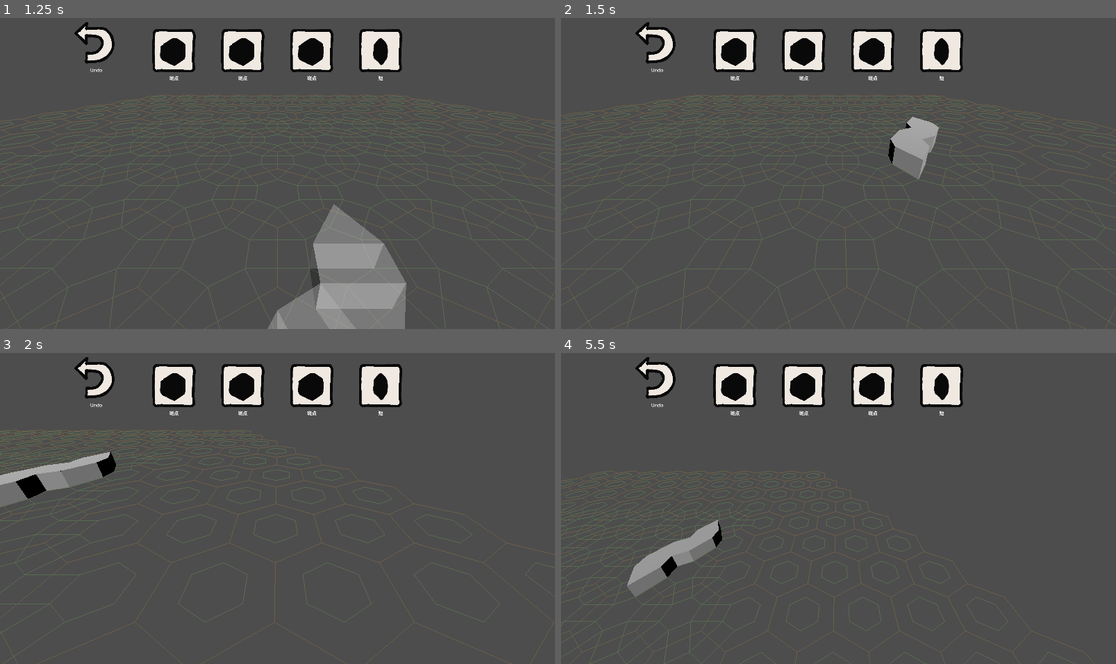
Above: before the commit, frames 1-4 (two rows, left to right).
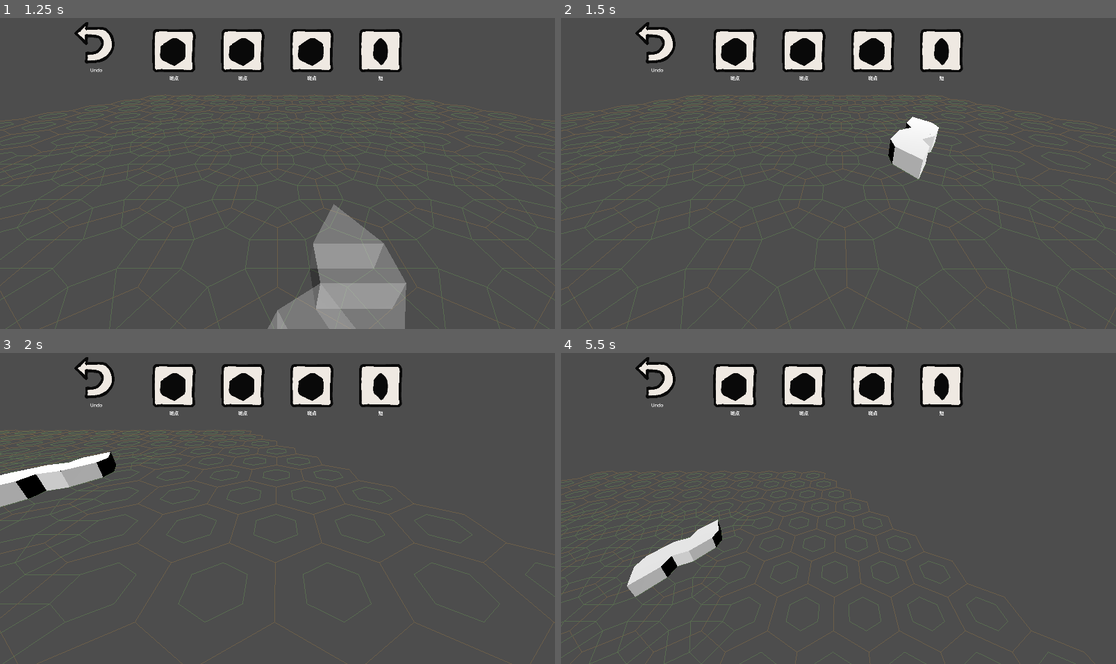
Above: after the commit, the same moments.

Repository: justfordoener/schmuck-of-schmiles
Game: Godot game, scene res://scenes/module_sandbox.tscn
Same seed, same stepped clock (60 frames per second), same inputs: the game is played once before the commit and once after it.
Inputs (mouse positions are in pixels of both pictures, inside the frame that each line leads up to):
- Up to frame 1 (1.25 s): click (166, 52) at 0.52 s
- Up to frame 2 (1.5 s): move the mouse to (960, 157) at 1.27 s; hold D (move_right) from 1.28 s (still down); click (960, 157) at 1.35 s
- Up to frame 3 (2 s): keep holding D (move_right)
- Up to frame 4 (5.5 s): move the mouse to (727, 524) at 2.02 s; release D (move_right) at 2.03 s; hold S (move_back) 2.03-2.78 s; tap one key every 0.75 s from 2.1 s: Z (mouse_wheel_down) X (mouse_wheel_up) Mouse wheel up (move_down) Mouse wheel down (move_up) Middle mouse button (rotate); move the mouse to (894, 440) at 2.77 s; hold D (move_right) 2.78-3.53 s; move the mouse to (810, 570) at 3.52 s; hold W (move_forward) 3.53-4.28 s; move the mouse to (1005, 555) at 4.27 s; hold A (move_left) from 4.28 s (still down); move the mouse to (672, 461) at 5.02 s

Frame 1 is identical in both runs. In frame 2, 1.1% of the frame differs, in the area x 59-69%, y 31-52%; in frame 3, 1.4%, in the area x 0-20%, y 31-50%; in frame 4, 1.4%.

Commit message:
Refactoring
I found a problem: I need to find a uniform, proper way to index cells in the grid

Diff:
--- a/scenes/module_sandbox.tscn
+++ b/scenes/module_sandbox.tscn
@@ -1,7 +1,6 @@
-[gd_scene load_steps=7 format=3 uid="uid://c80oiohis4dk6"]
+[gd_scene load_steps=6 format=3 uid="uid://c80oiohis4dk6"]
 
 [ext_resource type="Script" uid="uid://cwimjfawhl5tk" path="res://scripts/managers/main_manager.gd" id="1_6o6k0"]
-[ext_resource type="Texture2D" uid="uid://ddpcedgy74v6x" path="res://textures/sand.png" id="2_c2dvl"]
 [ext_resource type="PackedScene" uid="uid://dgrm4us3hm1kg" path="res://scenes/camera.tscn" id="3_wgu8i"]
 [ext_resource type="PackedScene" uid="uid://dshxsrgqjwt67" path="res://scenes/grid.tscn" id="4_jed05"]
 [ext_resource type="PackedScene" uid="uid://c7hxqdrqm3ca2" path="res://scenes/user_interface/HUD_canvas.tscn" id="5_c2dvl"]
@@ -13,86 +12,6 @@
 [node name="Light" type="DirectionalLight3D" parent="."]
 transform = Transform3D(1, 0, 0, 0, 0.6655952, 0.746313, 0, -0.746313, 0.6655952, 2.35254, 6.9790125, 5.7587614)
 
-[node name="UI" type="Control" parent="."]
-visible = false
-layout_mode = 3
-anchors_preset = 5
-anchor_left = 0.5
-anchor_right = 0.5
-grow_horizontal = 2
-size_flags_horizontal = 3
-size_flags_vertical = 3
-
-[node name="VBoxContainer" type="VBoxContainer" parent="UI"]
-layout_mode = 1
-anchors_preset = -1
-anchor_left = 0.5
-anchor_right = 0.5
-offset_left = -66.0
-offset_right = 66.0
-offset_bottom = 100.0
-grow_horizontal = 2
-
-[node name="HBoxContainer" type="HBoxContainer" parent="UI/VBoxContainer"]
-custom_minimum_size = Vector2(100, 100)
-layout_mode = 2
-
-[node name="MarginContainer" type="MarginContainer" parent="UI/VBoxContainer/HBoxContainer"]
-layout_mode = 2
-
-[node name="dual_layer_button" type="TextureButton" parent="UI/VBoxContainer/HBoxContainer/MarginContainer"]
-custom_minimum_size = Vector2(50, 50)
-layout_mode = 2
-texture_normal = ExtResource("2_c2dvl")
-stretch_mode = 3
-
-[node name="Label" type="Label" parent="UI/VBoxContainer/HBoxContainer/MarginContainer"]
-layout_mode = 2
-text = "dual"
-horizontal_alignment = 1
-
-[node name="MarginContainer2" type="MarginContainer" parent="UI/VBoxContainer/HBoxContainer"]
-layout_mode = 2
-
-[node name="face_layer_button" type="TextureButton" parent="UI/VBoxContainer/HBoxContainer/MarginContainer2"]
-custom_minimum_size = Vector2(50, 50)
-layout_mode = 2
-texture_normal = ExtResource("2_c2dvl")
-stretch_mode = 3
-
-[node name="Label" type="Label" parent="UI/VBoxContainer/HBoxContainer/MarginContainer2"]
-layout_mode = 2
-text = "face"
-horizontal_alignment = 1
-
-[node name="MarginContainer3" type="MarginContainer" parent="UI/VBoxContainer/HBoxContainer"]
-layout_mode = 2
-
-[node name="corn_layer_button" type="TextureButton" parent="UI/VBoxContainer/HBoxContainer/MarginContainer3"]
-custom_minimum_size = Vector2(50, 50)
-layout_mode = 2
-texture_normal = ExtResource("2_c2dvl")
-stretch_mode = 3
-
-[node name="Label" type="Label" parent="UI/VBoxContainer/HBoxContainer/MarginContainer3"]
-layout_mode = 2
-text = "corner"
-horizontal_alignment = 1
-
-[node name="MarginContainer4" type="MarginContainer" parent="UI/VBoxContainer/HBoxContainer"]
-layout_mode = 2
-
-[node name="edge_layer_button" type="TextureButton" parent="UI/VBoxContainer/HBoxContainer/MarginContainer4"]
-custom_minimum_size = Vector2(50, 50)
-layout_mode = 2
-texture_normal = ExtResource("2_c2dvl")
-stretch_mode = 3
-
-[node name="Label" type="Label" parent="UI/VBoxContainer/HBoxContainer/MarginContainer4"]
-layout_mode = 2
-text = "edge"
-horizontal_alignment = 1
-
 [node name="CameraController" parent="." instance=ExtResource("3_wgu8i")]
 transform = Transform3D(1, 0, 0, 0, 1, 0, 0, 0, 1, 0, 1.5, 0.452)
 
@@ -103,8 +22,3 @@
 
 [node name="UIManager" parent="." instance=ExtResource("5_c2dvl")]
 tile_card_directory = "res://scenes/user_interface/tile cards"
-
-[connection signal="pressed" from="UI/VBoxContainer/HBoxContainer/MarginContainer/dual_layer_button" to="." method="on_ui_grid_layer_button_pressed" binds= ["dual_layer"]]
-[connection signal="pressed" from="UI/VBoxContainer/HBoxContainer/MarginContainer2/face_layer_button" to="." method="on_ui_grid_layer_button_pressed" binds= ["face_layer"]]
-[connection signal="pressed" from="UI/VBoxContainer/HBoxContainer/MarginContainer3/corn_layer_button" to="." method="on_ui_grid_layer_button_pressed" binds= ["corn_layer"]]
-[connection signal="pressed" from="UI/VBoxContainer/HBoxContainer/MarginContainer4/edge_layer_button" to="." method="on_ui_grid_layer_button_pressed" binds= ["edge_layer"]]
--- a/scripts/globals/cell.gd
+++ b/scripts/globals/cell.gd
@@ -2,4 +2,4 @@
 
 var state: int
 var directions: Dictionary
-var module_reference: Node3D
+var module_reference: Module
--- a/scripts/grid/module.gd
+++ b/scripts/grid/module.gd
@@ -1 +1,4 @@
-class_name Module extends MeshInstance3D
+@abstract class_name Module extends MeshInstance3D
+
+var type : String
+@abstract func get_tile_reference() -> String
--- a/scripts/grid/modules/corner_module.gd
+++ b/scripts/grid/modules/corner_module.gd
@@ -1 +1,4 @@
 extends Module
+
+func get_tile_reference() -> String:
+	return "corn"
--- a/scripts/grid/modules/edge_module.gd
+++ b/scripts/grid/modules/edge_module.gd
@@ -1 +1,4 @@
 extends Module
+
+func get_tile_reference() -> String:
+	return "edge"
--- a/scripts/grid/modules/face_module.gd
+++ b/scripts/grid/modules/face_module.gd
@@ -1 +1,4 @@
 extends Module
+
+func get_tile_reference() -> String:
+	return "face"
--- a/scripts/managers/placement_manager.gd
+++ b/scripts/managers/placement_manager.gd
@@ -61,16 +61,15 @@
 
 func _spawn_instance(position: Vector3, rotation : float):
 	var instance = current_tile.instantiate()
-	var material := StandardMaterial3D.new()
-	material.albedo_color = Color.DARK_GRAY
-	for child in instance.get_children():
-		if child is MeshInstance3D:
-			child.material_override = material
 	get_tree().current_scene.add_child(instance)
 	tiles_placed_today.append(instance)
 	instance.global_position = position
 	instance.global_rotation.y = rotation
+	for child in instance.get_children():
+		if child is Module:
+			pass
 	preview_instance.queue_free()
+
 
 func _is_mouse_over_ui_rect(mouse_pos : Vector2) -> bool:
 	var hovered = get_viewport().gui_get_hovered_control()
